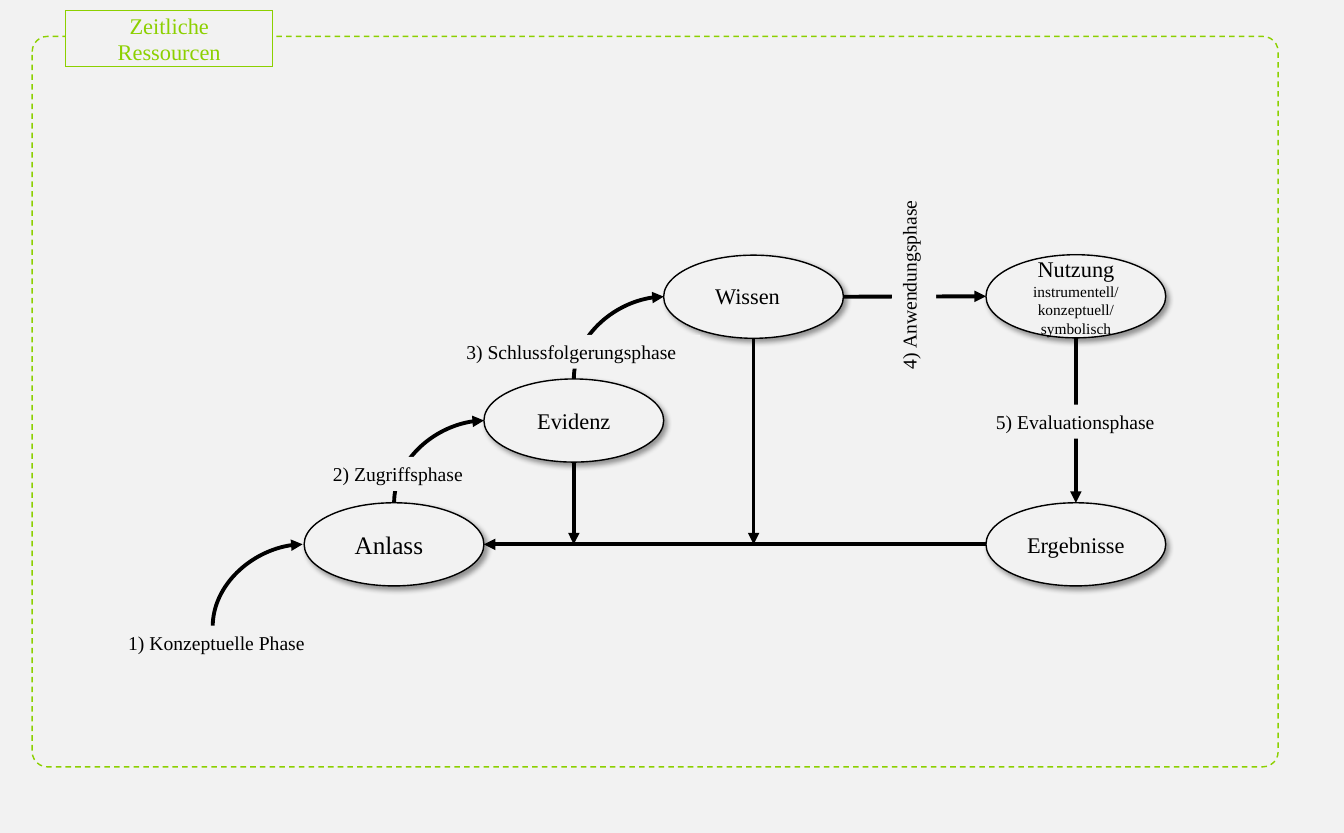
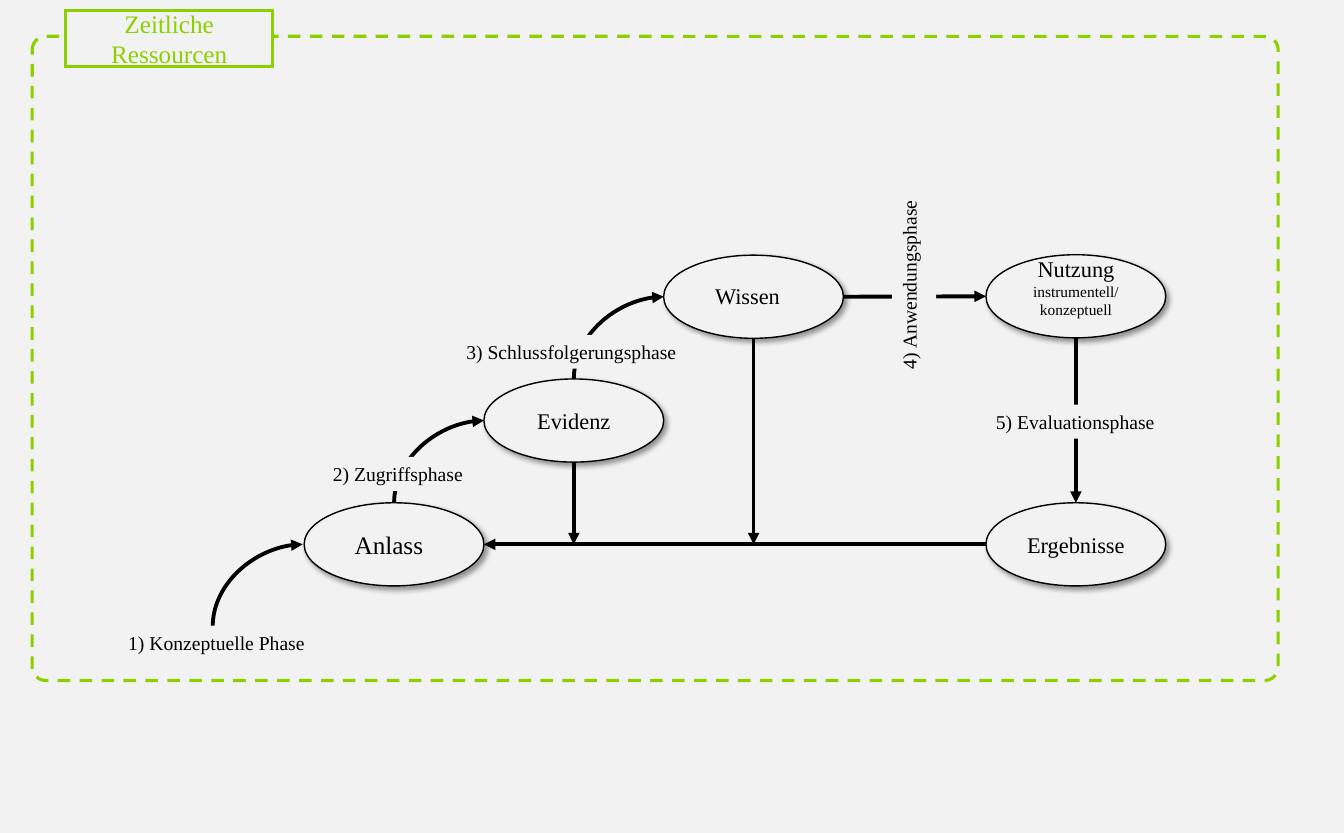
Before and after one commit to kirstinschmidt/GEBF_2025, a slide deck: slide 2 of img/Groß_Ophoff et al (2023)_adapted.pptx. Drawn at 1344x833 pixels with LibreOffice and Linux fonts; fonts in the diff are those of the drawing. Boxes give left, top, right and bottom in pixels: in the first picture for what was removed or moved away, otherwise in the second. Text is boxed around its words. In the diff, an @@ line names an element or a change of style, - is before the commit and + after.

```diff
--- a/img/Groß_Ophoff et al (2023)_adapted.pptx
+++ b/img/Groß_Ophoff et al (2023)_adapted.pptx
@@ rectangle "Zeitliche Ressourcen" at box(66, 11, 272, 67): size 16 to 18 pt; outline #8CD000 1 pt to #8CD000 2.25 pt @@
@@ rounded rectangle: place and size @@
-rounded rectangle at box(32, 36, 1278, 767)
+rounded rectangle at box(32, 36, 1278, 681)
@@ rounded rectangle at box(32, 36, 1278, 681): outline #8CD000 1 pt dashed to #8CD000 2.25 pt dashed @@
@@ text at box(1040, 304, 1112, 319): text changed @@
-konzeptuell/
-symbolisch
+konzeptuell
```
Also in this commit, not shown: 5 other slides changed, 1 slide added, 22 other files.
